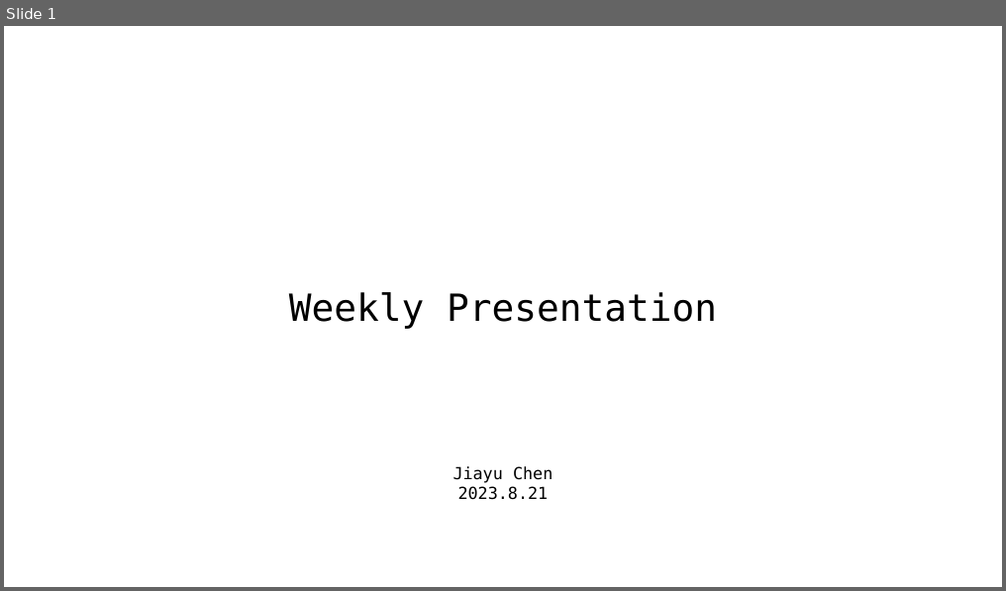
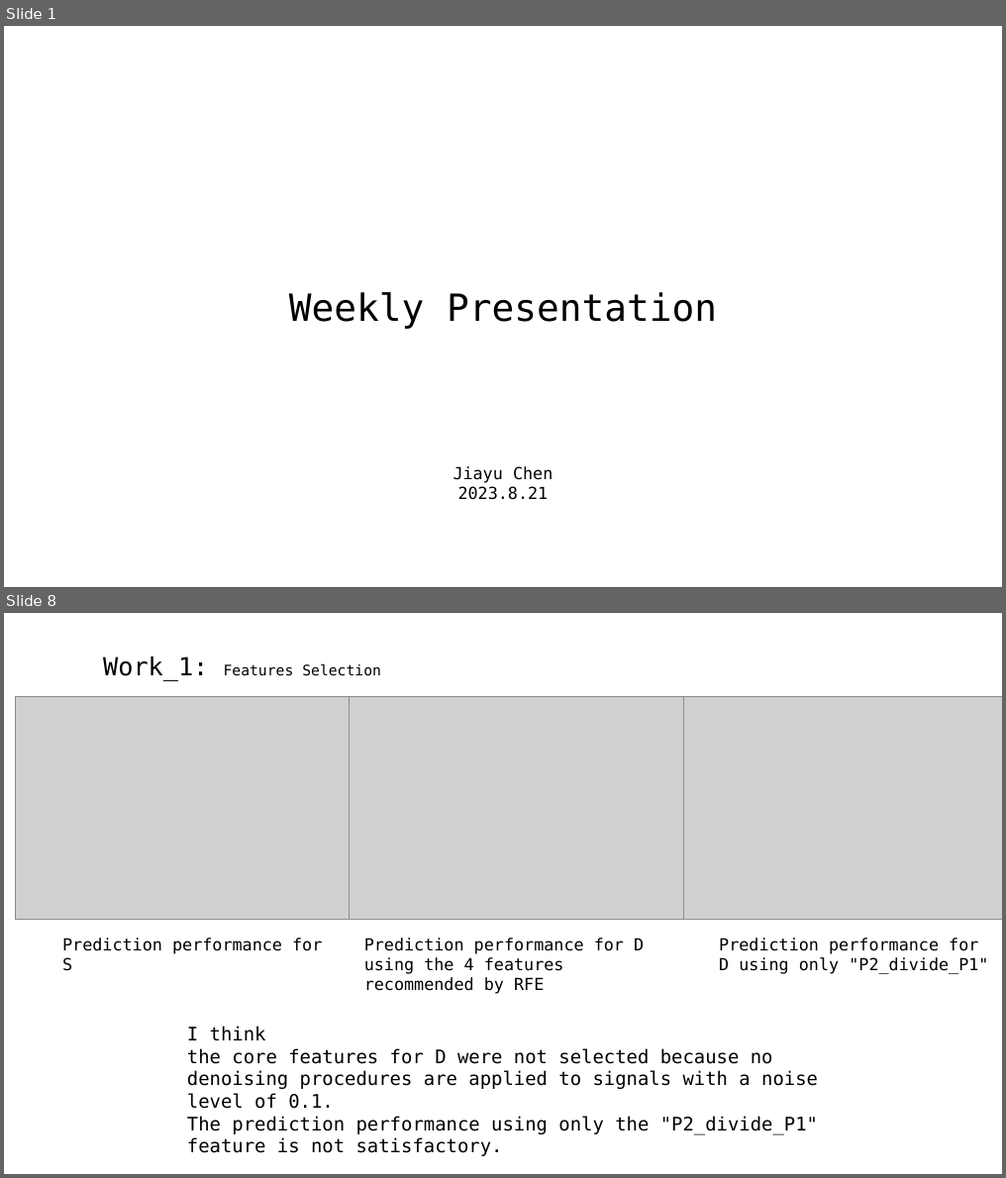
Before and after one commit to A-Big-Tortoise/Presentation, a slide deck: Presentation_821_JiayuChen.pptx. Shown one above the other, each under a label of ours: slide 1 before the commit, slides 1 and 8 after it; the slides between them are not shown. The pictures are 1006x591 and 1006x1178 pixels, drawn with LibreOffice and Linux fonts; fonts in the diff are those of the drawing; grey boxes stand for pictures. Boxes give left, top, right and bottom in pixels: in the first picture for what was removed or moved away, otherwise in the second. Text is boxed around its words. In the diff, an @@ line names an element or a change of style, - is before the commit and + after.

```diff
--- a/Presentation_821_JiayuChen.pptx
+++ b/Presentation_821_JiayuChen.pptx
@@ slide 8 added at [4,613,1002,1174], background #FFFFFF @@
@@ text added at [103,657,381,681], 14 pt, text #000000 @@
+Work_1: Features Selection
@@ picture added at [15,697,350,920] @@
@@ picture added at [350,697,684,920] @@
@@ picture added at [684,697,1002,920] @@
@@ text added at [62,938,322,971], 16 pt, text #000000 @@
+Prediction performance for S
@@ text added at [364,938,644,991], 16 pt, text #000000 @@
+Prediction performance for D using the 4 features recommended by RFE
@@ text added at [719,938,988,974], 16 pt, text #000000 @@
+Prediction performance for D using only "P2_divide_P1"
@@ text added at [187,1026,818,1154], 18 pt, text #000000 @@
+I think
+the core features for D were not selected because no denoising procedures are applied to signals with a noise level of 0.1.
+The prediction performance using only the "P2_divide_P1" feature is not satisfactory.
```
Also in this commit, not shown: 10 slides changed, 3 other slides added, 4 slides removed.
